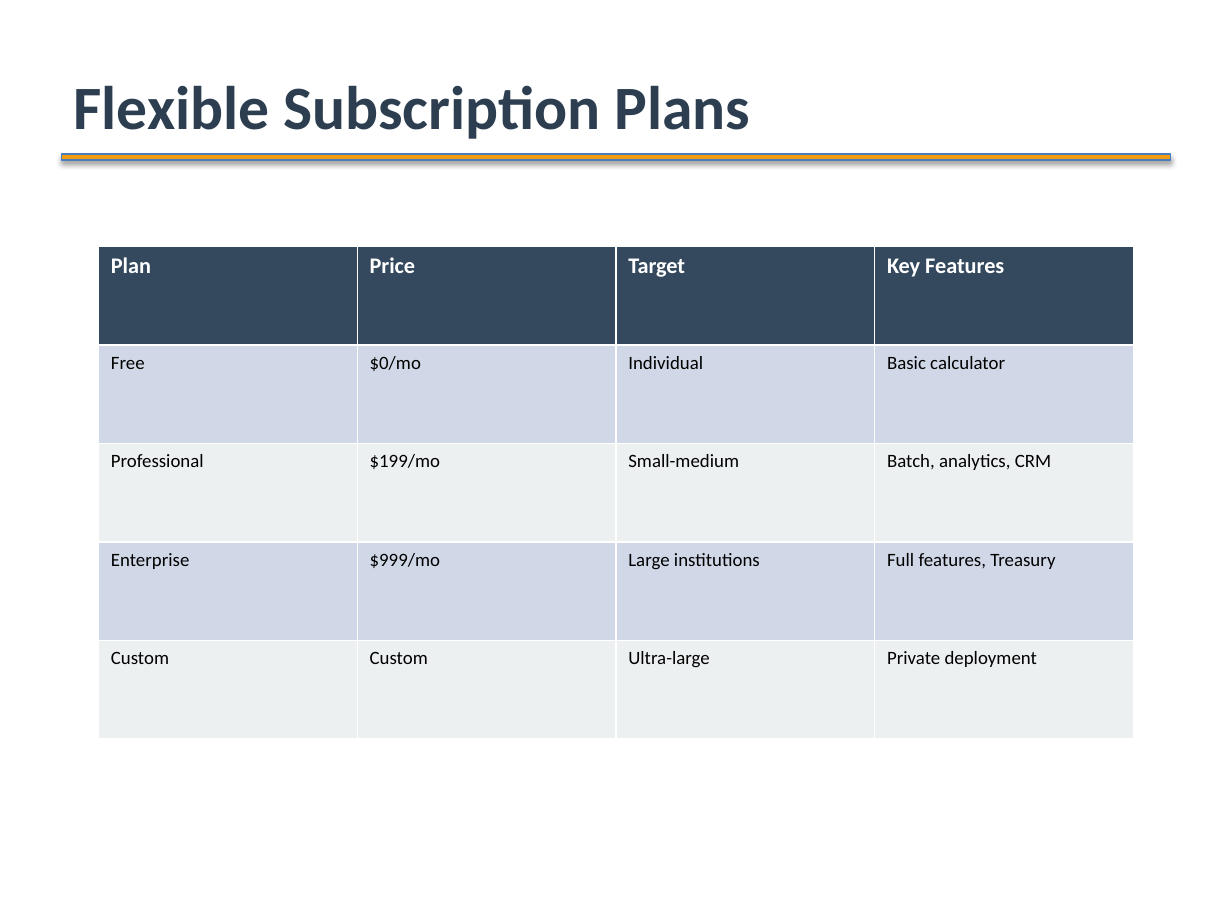
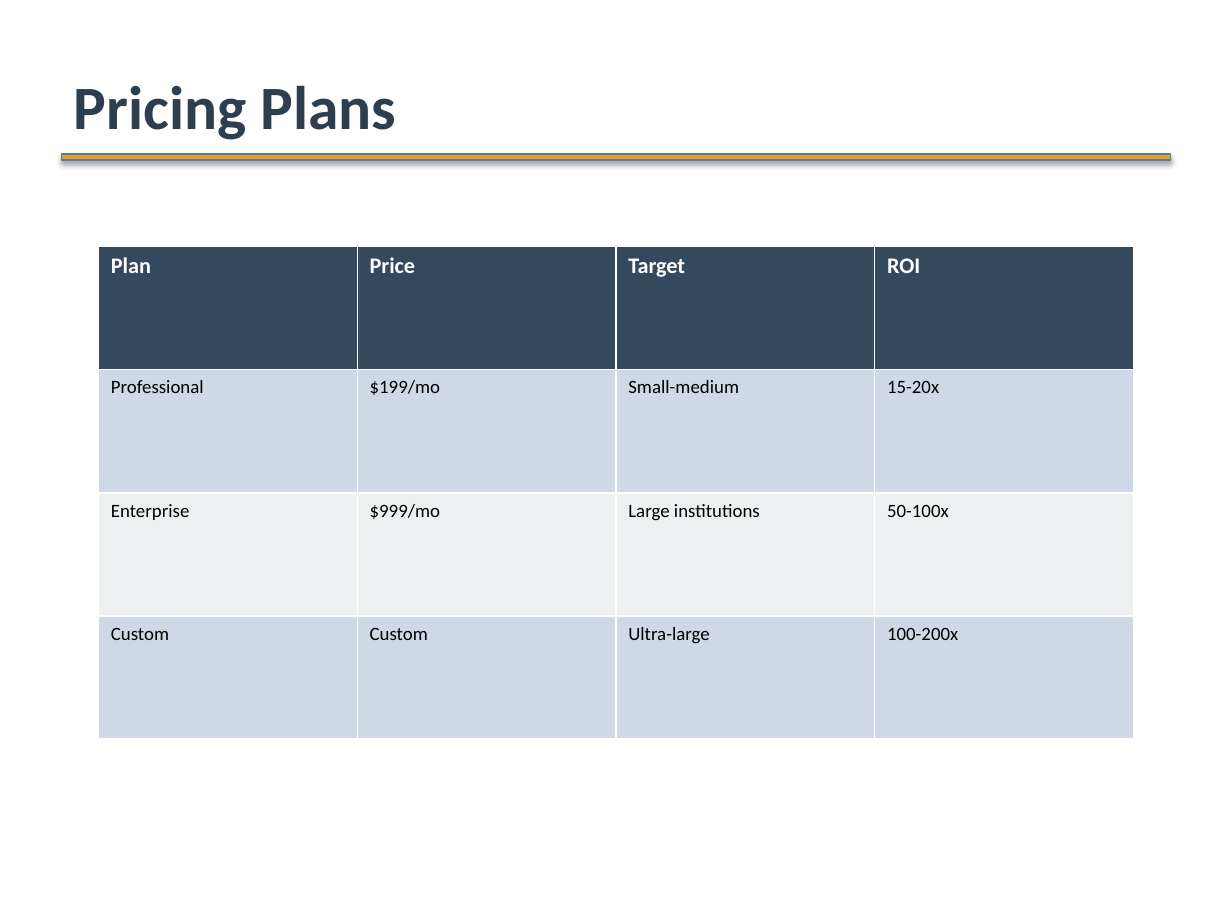
Before and after one commit to ArabotHXL/BTC_project, a slide deck: slide 8 of HashInsight_Product_Introduction_EN.pptx. Drawn at 1232x924 pixels with LibreOffice and Linux fonts; fonts in the diff are those of the drawing. Boxes give left, top, right and bottom in pixels: in the first picture for what was removed or moved away, otherwise in the second. Text is boxed around its words. In the diff, an @@ line names an element or a change of style, - is before the commit and + after.

```diff
--- a/HashInsight_Product_Introduction_EN.pptx
+++ b/HashInsight_Product_Introduction_EN.pptx
@@ text at [74, 85, 396, 140]: text changed @@
-Flexible Subscription Plans
+Pricing Plans
@@ table at [99, 246, 1133, 739] @@
-row 1: Plan | Price | Target | Key Features
-row 2: Free | $0/mo | Individual | Basic calculator
-row 3: Professional | $199/mo | Small-medium | Batch, analytics, CRM
-row 4: Enterprise | $999/mo | Large institutions | Full features, Treasury
-row 5: Custom | Custom | Ultra-large | Private deployment
+row 1: Plan | Price | Target | ROI
+row 2: Professional | $199/mo | Small-medium | 15-20x
+row 3: Enterprise | $999/mo | Large institutions | 50-100x
+row 4: Custom | Custom | Ultra-large | 100-200x
```
Also in this commit, not shown: 4 other slides changed, 2 slides added, 2 slides removed, 18 other files.
